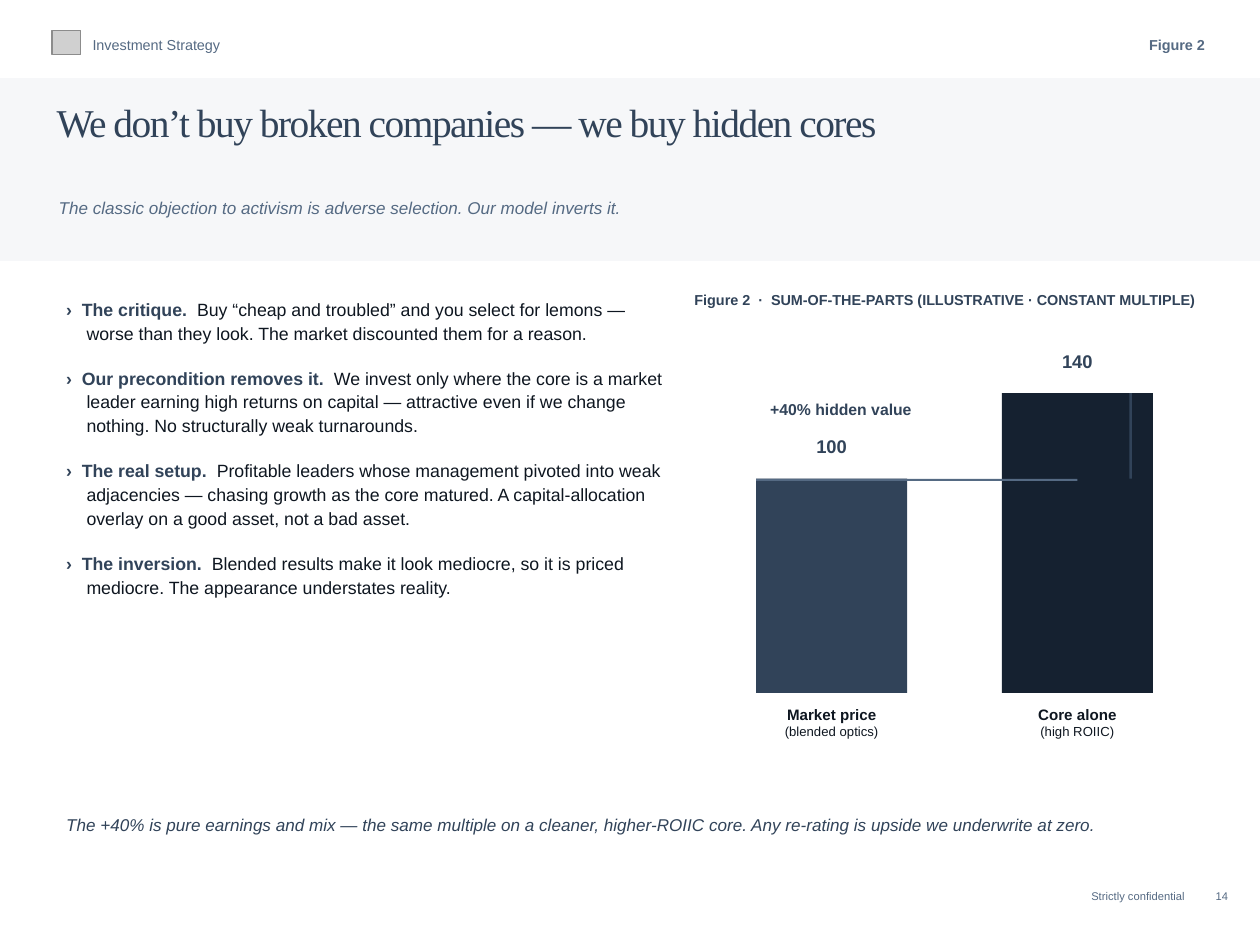
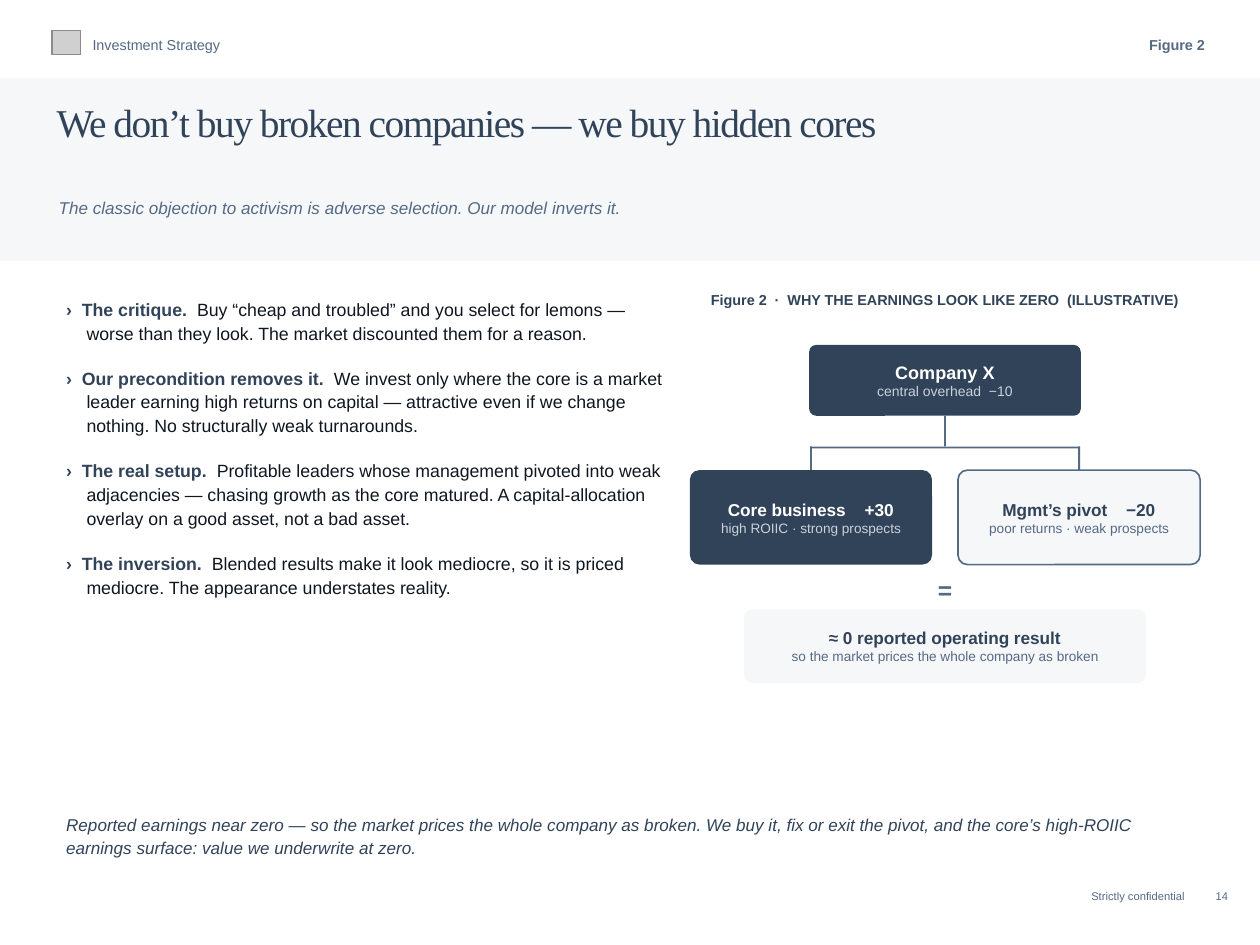
Before and after one commit to charette-lab/Claude, a slide deck: slide 14 of Athanase_Endowment_Pitch_21pp.pptx. Drawn at 1260x945 pixels with LibreOffice and Linux fonts; fonts in the diff are those of the drawing; grey boxes stand for pictures. Boxes give left, top, right and bottom in pixels: in the first picture for what was removed or moved away, otherwise in the second. Text is boxed around its words. In the diff, an @@ line names an element or a change of style, - is before the commit and + after.

```diff
--- a/Athanase_Endowment_Pitch_21pp.pptx
+++ b/Athanase_Endowment_Pitch_21pp.pptx
@@ text at (x1=711, y1=294, x2=1178, y2=308): text changed @@
-Figure 2 · SUM-OF-THE-PARTS (ILLUSTRATIVE · CONSTANT MULTIPLE)
+Figure 2 · WHY THE EARNINGS LOOK LIKE ZERO (ILLUSTRATIVE)
@@ rounded rectangle added at (x1=809, y1=345, x2=1081, y2=416), fill #314359, 8.5 pt, text #C9D2DD @@
+Company X
+central overhead −10
@@ text removed at (x1=1062, y1=355, x2=1093, y2=368) @@
-140
@@ text removed at (x1=770, y1=403, x2=911, y2=415) @@
-+40% hidden value
@@ rectangle added at (x1=944, y1=416, x2=946, y2=446), fill #556A83 @@
@@ rectangle removed at (x1=1001, y1=393, x2=1153, y2=693) @@
@@ rectangle removed at (x1=1129, y1=393, x2=1131, y2=479) @@
@@ rectangle added at (x1=810, y1=446, x2=812, y2=470), fill #556A83 @@
@@ rectangle resized from (x1=756, y1=478, x2=1077, y2=481) to (x1=811, y1=446, x2=1079, y2=449) @@
@@ text removed at (x1=816, y1=440, x2=847, y2=453) @@
-100
@@ rectangle added at (x1=1078, y1=446, x2=1081, y2=470), fill #556A83 @@
@@ rounded rectangle added at (x1=690, y1=470, x2=932, y2=564), fill #314359, 8.3 pt, text #C9D2DD @@
+Core business +30
+high ROIIC · strong prospects
@@ rectangle removed at (x1=756, y1=478, x2=907, y2=692) @@
@@ rounded rectangle added at (x1=958, y1=470, x2=1200, y2=564), fill #F6F7F9, outline #556A83 1 pt, 8.3 pt, text #556A83 @@
+Mgmt’s pivot −20
+poor returns · weak prospects
@@ text added at (x1=827, y1=572, x2=1063, y2=607), 15 pt, text #556A83, bold @@
+=
@@ rounded rectangle added at (x1=744, y1=609, x2=1145, y2=683), fill #F6F7F9, 8.3 pt, text #556A83 @@
+≈ 0 reported operating result
+so the market prices the whole company as broken
@@ text removed at (x1=785, y1=709, x2=879, y2=739) @@
-Market price
-(blended optics)
@@ text removed at (x1=1038, y1=709, x2=1117, y2=739) @@
-Core alone
-(high ROIIC)
@@ text at (x1=66, y1=818, x2=1132, y2=858): text changed @@
-The +40% is pure earnings and mix — the same multiple on a cleaner, higher-ROIIC core. Any re-rating is upside we underwrite at zero.
+Reported earnings near zero — so the market prices the whole company as broken. We buy it, fix or exit the pivot, and the core’s high-ROIIC earnings surface: value we underwrite at zero.
```
